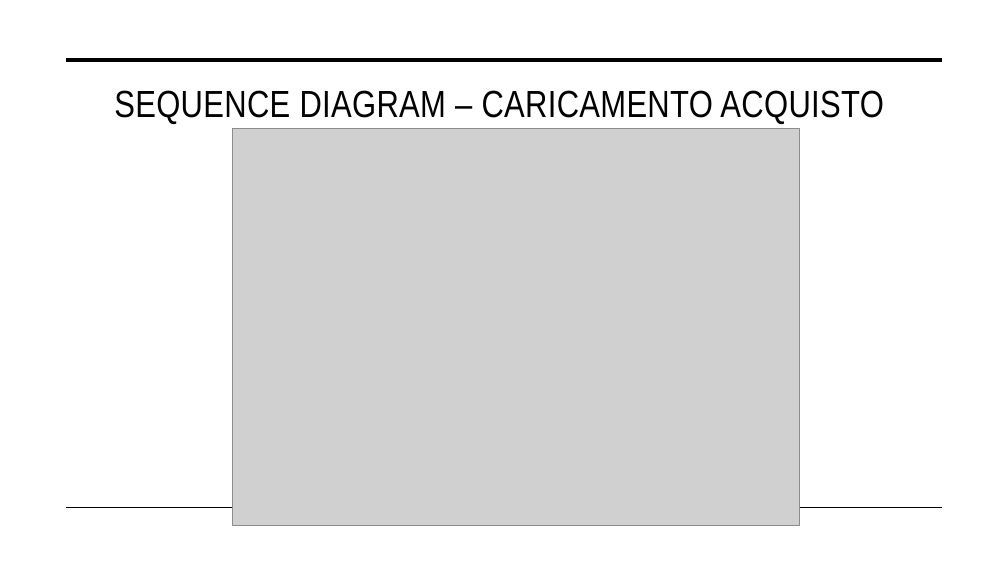
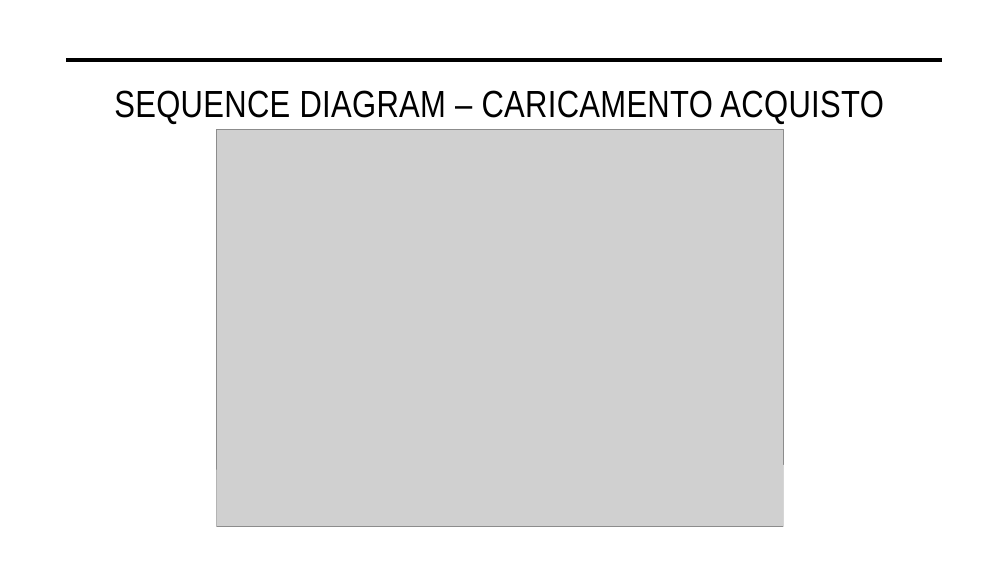
Before and after one commit to nicolospuri/AuctionSystem-Website, a slide deck: slide 35 of deliverables/PresentazioneProgettoTIW.pptx. Drawn at 1008x567 pixels with LibreOffice and Linux fonts; fonts in the diff are those of the drawing; grey boxes stand for pictures. Boxes give left, top, right and bottom in pixels: in the first picture for what was removed or moved away, otherwise in the second. Text is boxed around its words. In the diff, an @@ line names an element or a change of style, - is before the commit and + after.

```diff
--- a/deliverables/PresentazioneProgettoTIW.pptx
+++ b/deliverables/PresentazioneProgettoTIW.pptx
@@ picture: place and size @@
-picture at [233,129,800,526]
+picture at [216,130,783,527]
@@ rectangle added at [43,470,216,538], fill #FFFFFF @@
@@ rectangle added at [783,465,957,533], fill #FFFFFF @@
```
Also in this commit, not shown: 26 other slides changed, 4 other files.
